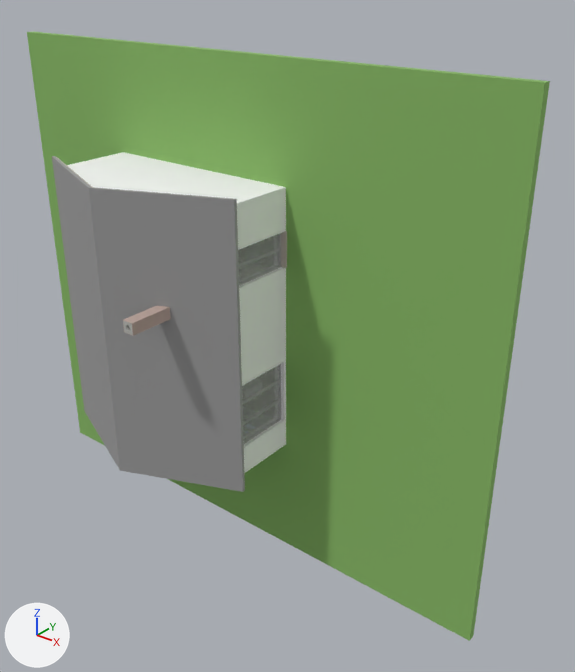
What one commit did to the glTF model assets/models/vymenek/vymenek.glb.
Rendered twice from a camera (50 mm lens) standing at (71163.0, -19886.0, -6141.0) and looking at (55219.0, 44.0, -18498.0). Every picture has the same lights, and +X, +Y and +Z are marked at lower left. The picture after the commit comes second. Where no turn or scale is listed for an object, it has been applied to the vertices. Vertices at exactly the same position are counted once.

In view in the first picture: 'Interiér_-_nábytek Barva_02_-_titanově_bílá FLAT_PART', 'Interiér_-_nábytek Dřevo_-_borovice_vodorovně', 'Interiér_-_sanita_a_zařízení Beton_-_04 FLAT_PART', 'Interiér_-_sanita_a_zařízení Beton_-_04 SMOOTH_PART', 'Interiér_-_sanita_a_zařízení Cihla_-_běhounová_vazba_1', 'Konstrukce_-_střechy Střecha_-_tašky_grafitově_šedé', 'Konstrukce_-_svislé_nosné Sklo_-_čiré_rychlé', 'Konstrukce_-_svislé_nosné Štuk_-_bílý_hrubý', 'okolí Trávník_-_zelený'.
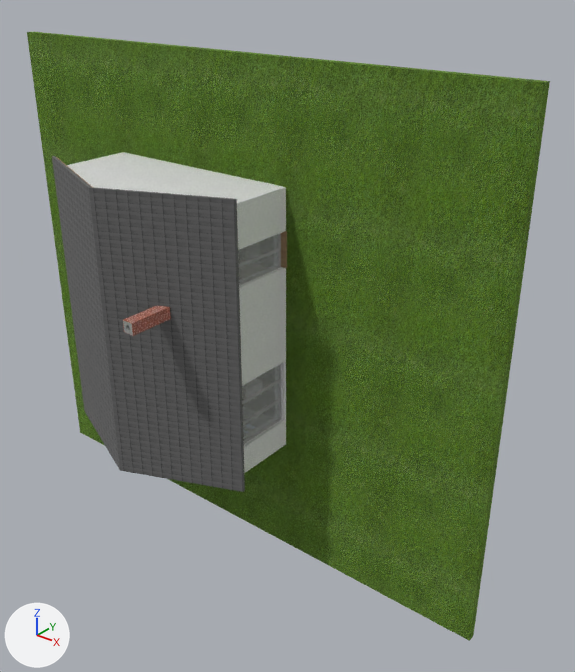
What changed in the scene script:
```text
Change mat_dřevo___borovice_vodorovně:
    where n0 = _N.new('ShaderNodeBsdfPrincipled'); n0.name = 'Principled BSDF'
    remove n0.inputs[0].default_value = (0.53, 0.491, 0.421, 1.0)  # 'Base Color', light grey #c0baae
    remove n0.inputs[2].default_value = 1.0  # 'Roughness'
    add n2 = _N.new('ShaderNodeTexImage'); n2.name = 'Image Texture'
    add n2.image = img_texture_04
    add n3 = _N.new('ShaderNodeSeparateColor'); n3.name = 'Separate Color'
    add n4 = _N.new('ShaderNodeTexImage'); n4.name = 'Image Texture.001'
    add n4.image = img_texture_04_001
    add _L.new(n2.outputs[0], n0.inputs[0])  # 'Color' to 'Base Color'
    add _L.new(n3.outputs[2], n0.inputs[1])  # 'Blue' to 'Metallic'
    add _L.new(n3.outputs[1], n0.inputs[2])  # 'Green' to 'Roughness'
    add _L.new(n4.outputs[0], n3.inputs[0])  # 'Color' to 'Color'
Change mat_střecha___tašky_grafitově_šedé:
    where n0 = _N.new('ShaderNodeBsdfPrincipled'); n0.name = 'Principled BSDF'
    remove n0.inputs[0].default_value = (0.336, 0.336, 0.336, 1.0)  # 'Base Color', grey #9d9d9d
    remove n0.inputs[2].default_value = 1.0  # 'Roughness'
    add n2 = _N.new('ShaderNodeTexImage'); n2.name = 'Image Texture'
    add n2.image = img_texture_09
    add n3 = _N.new('ShaderNodeSeparateColor'); n3.name = 'Separate Color'
    add n4 = _N.new('ShaderNodeTexImage'); n4.name = 'Image Texture.001'
    add n4.image = img_texture_09_001
    add _L.new(n2.outputs[0], n0.inputs[0])  # 'Color' to 'Base Color'
    add _L.new(n3.outputs[2], n0.inputs[1])  # 'Blue' to 'Metallic'
    add _L.new(n3.outputs[1], n0.inputs[2])  # 'Green' to 'Roughness'
    add _L.new(n4.outputs[0], n3.inputs[0])  # 'Color' to 'Color'
Change mat_štuk___bílý_hrubý:
    remove # nodes: BsdfPrincipled, OutputMaterial
    remove # colours: white #f9f9f9
    nodes: BsdfPrincipled, Math, OutputMaterial, SeparateColor, TexImage x2
    uses the picture img_texture_03
    uses the picture img_texture_03_001
Change mat_cihla___běhounová_vazba_1:
    where n0 = _N.new('ShaderNodeBsdfPrincipled'); n0.name = 'Principled BSDF'
    remove n0.inputs[0].default_value = (0.494, 0.371, 0.329, 1.0)  # 'Base Color', beige #bba49b
    remove n0.inputs[2].default_value = 1.0  # 'Roughness'
    add n2 = _N.new('ShaderNodeTexImage'); n2.name = 'Image Texture'
    add n2.image = img_texture_14
    add n3 = _N.new('ShaderNodeSeparateColor'); n3.name = 'Separate Color'
    add n4 = _N.new('ShaderNodeTexImage'); n4.name = 'Image Texture.001'
    add n4.image = img_texture_14_001
    add _L.new(n2.outputs[0], n0.inputs[0])  # 'Color' to 'Base Color'
    add _L.new(n3.outputs[2], n0.inputs[1])  # 'Blue' to 'Metallic'
    add _L.new(n3.outputs[1], n0.inputs[2])  # 'Green' to 'Roughness'
    add _L.new(n4.outputs[0], n3.inputs[0])  # 'Color' to 'Color'
Change mat_beton___04:
    where n0 = _N.new('ShaderNodeBsdfPrincipled'); n0.name = 'Principled BSDF'
    remove n0.inputs[0].default_value = (0.474, 0.477, 0.446, 1.0)  # 'Base Color', grey #b7b8b2
    remove n0.inputs[2].default_value = 1.0  # 'Roughness'
    add n2 = _N.new('ShaderNodeTexImage'); n2.name = 'Image Texture'
    add n2.image = img_texture_18
    add n3 = _N.new('ShaderNodeSeparateColor'); n3.name = 'Separate Color'
    add n4 = _N.new('ShaderNodeTexImage'); n4.name = 'Image Texture.001'
    add n4.image = img_texture_18_001
    add _L.new(n2.outputs[0], n0.inputs[0])  # 'Color' to 'Base Color'
    add _L.new(n3.outputs[2], n0.inputs[1])  # 'Blue' to 'Metallic'
    add _L.new(n3.outputs[1], n0.inputs[2])  # 'Green' to 'Roughness'
    add _L.new(n4.outputs[0], n3.inputs[0])  # 'Color' to 'Color'
Change mat_trávník___zelený:
    where n0 = _N.new('ShaderNodeBsdfPrincipled'); n0.name = 'Principled BSDF'
    remove n0.inputs[0].default_value = (0.246, 0.484, 0.132, 1.0)  # 'Base Color', green #88b966
    remove n0.inputs[2].default_value = 1.0  # 'Roughness'
    add n2 = _N.new('ShaderNodeTexImage'); n2.name = 'Image Texture'
    add n2.image = img_texture_12
    add n3 = _N.new('ShaderNodeSeparateColor'); n3.name = 'Separate Color'
    add n4 = _N.new('ShaderNodeTexImage'); n4.name = 'Image Texture.001'
    add n4.image = img_texture_12_001
    add _L.new(n2.outputs[0], n0.inputs[0])  # 'Color' to 'Base Color'
    add _L.new(n3.outputs[2], n0.inputs[1])  # 'Blue' to 'Metallic'
    add _L.new(n3.outputs[1], n0.inputs[2])  # 'Green' to 'Roughness'
    add _L.new(n4.outputs[0], n3.inputs[0])  # 'Color' to 'Color'
Change me_konstrukce___střechy_střecha___tašky_grafitově_šedé_1:
    where me_konstrukce___střechy_střecha___tašky_grafitově_šedé_1.from_pydata(...)  # 35 vertices, 68 faces; spans x -4400.0..4400.0, y -988.0..988.0, z -5320.0..5320.0
    me_konstrukce___střechy_střecha___tašky_grafitově_šedé_1 part 1: texture (UV) coordinates changed
Change me_interiér___sanita_a_zařízení_beton___04_smooth_part_1:
    where me_interiér___sanita_a_zařízení_beton___04_smooth_part_1.from_pydata(...)  # 50 vertices, 52 faces; spans x -100.0..100.0, y -1883.0..1883.0, z -100.0..100.0
    me_interiér___sanita_a_zařízení_beton___04_smooth_part_1 part 2: texture (UV) coordinates changed
```

Boxes (x1, y1, x2, y2) around the edits, measured in the pictures (575 x 672 px):
'okolí Trávník_-_zelený', surface changed (darker)
    both: (27, 32, 550, 641)
'Konstrukce_-_střechy Střecha_-_tašky_grafitově_šedé', surface changed (darker)
    both: (52, 156, 245, 492)
'Konstrukce_-_svislé_nosné Štuk_-_bílý_hrubý', surface changed
    both: (67, 152, 286, 473)
'Interiér_-_sanita_a_zařízení Cihla_-_běhounová_vazba_1', surface changed (darker)
    both: (123, 305, 171, 336)
'Interiér_-_nábytek Dřevo_-_borovice_vodorovně', surface changed
    both: (56, 157, 287, 268)
'Interiér_-_sanita_a_zařízení Beton_-_04 FLAT_PART', surface changed
    both: (123, 320, 133, 335)
'Interiér_-_sanita_a_zařízení Beton_-_04 SMOOTH_PART', surface changed
    both: (126, 325, 130, 331)
